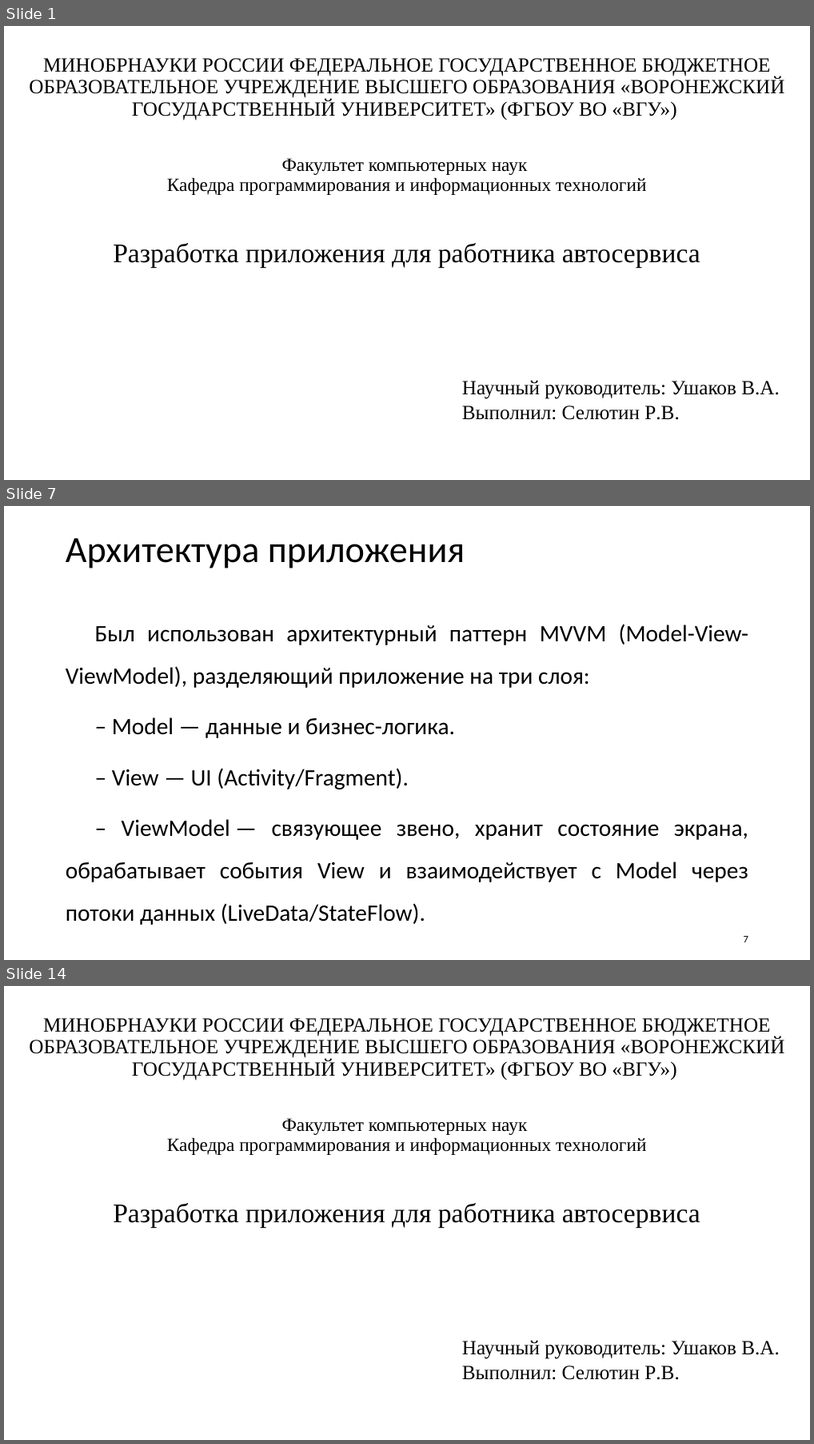
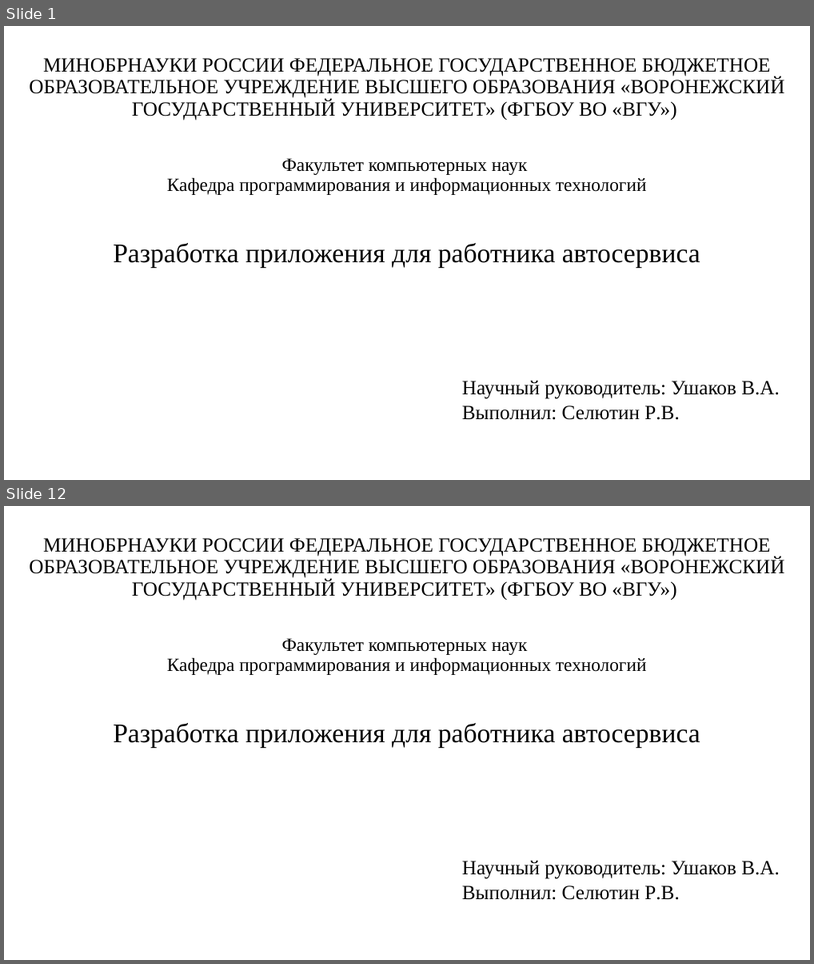
Before and after one commit to Hytakoe/ServiceWorkerApp, a slide deck: Селютин_Р_В_приложение_работника_автосервиса.pptx. Shown one above the other, each under a label of ours: slides 1, 7 and 14 before the commit, slides 1 and 12 after it; the slides between them are not shown. The pictures are 814x1444 and 814x964 pixels, drawn with LibreOffice and Linux fonts; fonts in the diff are those of the drawing. Boxes give left, top, right and bottom in pixels: in the first picture for what was removed or moved away, otherwise in the second. Text is boxed around its words. In the diff, an @@ line names an element or a change of style, - is before the commit and + after.

```diff
--- a/Селютин_Р_В_приложение_работника_автосервиса.pptx
+++ b/Селютин_Р_В_приложение_работника_автосервиса.pptx
@@ slide 7 removed at [4,506,810,960], background #FFFFFF @@
@@ title removed at [66,538,466,568] @@
-Архитектура приложения
@@ text removed at [66,624,749,924] @@
-Был использован архитектурный паттерн MVVM (Model-View-ViewModel), разделяющий приложение на три слоя:
-– Model — данные и бизнес-логика.
-– View — UI (Activity/Fragment).
-– ViewModel — связующее звено, хранит состояние экрана, обрабатывает события View и взаимодействует с Model через потоки данных (LiveData/StateFlow).
@@ page number removed at [744,936,749,942] @@
-7
@@ what was slide 14 is now slide 12 @@
```
Also in this commit, not shown: 8 slides changed, 2 slides added, 3 other slides removed, 4 other files.
